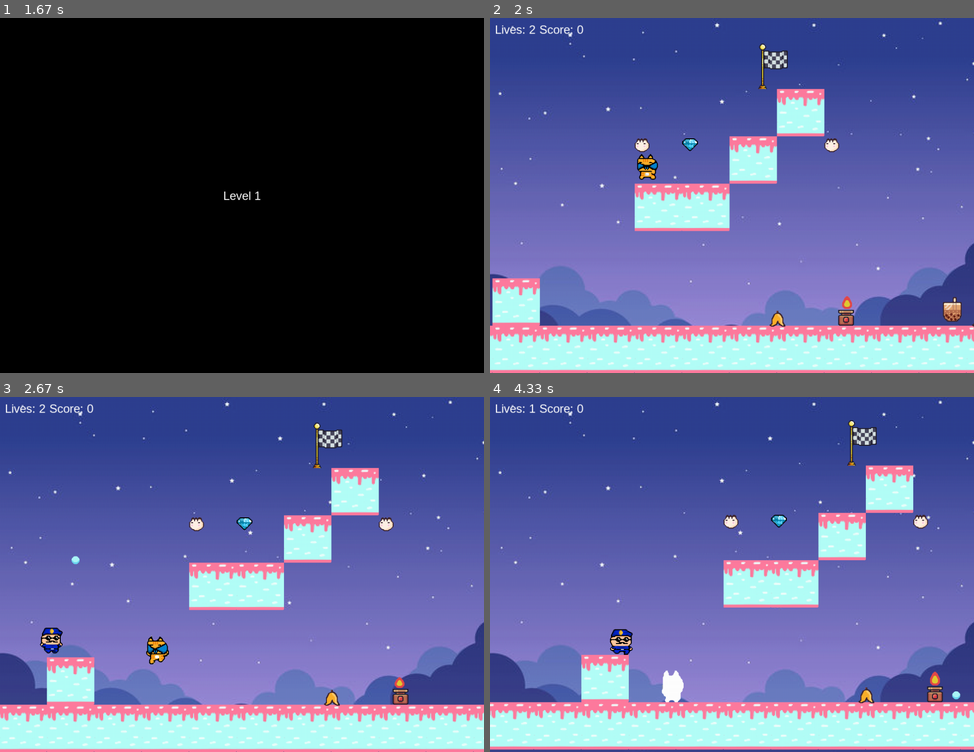
Above: before the commit, frames 1-4 (two rows, left to right).
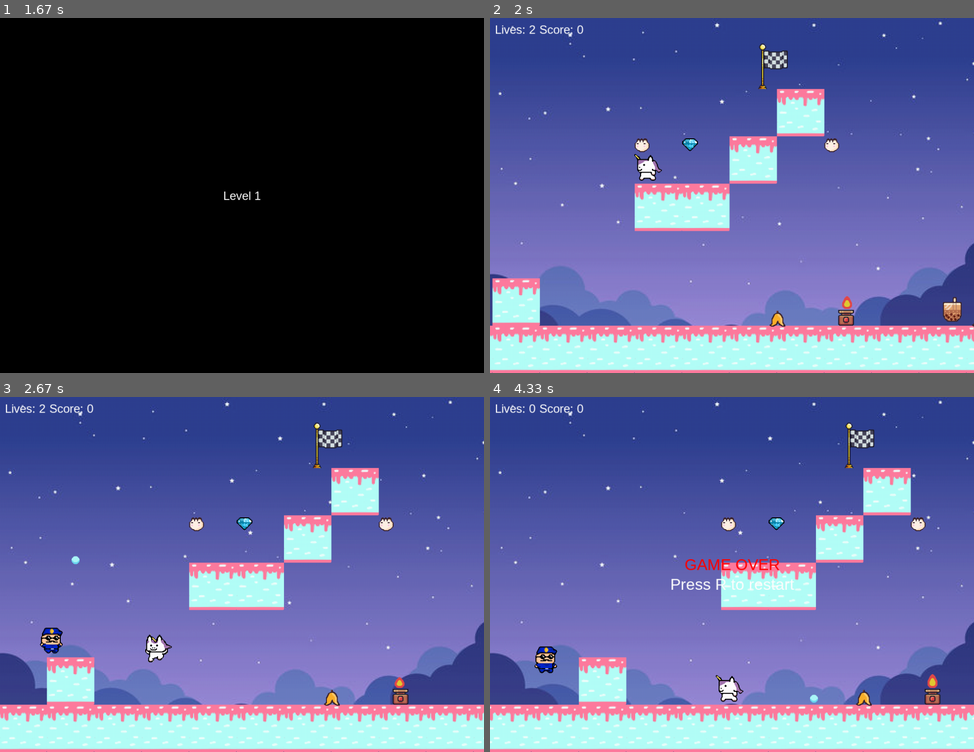
Above: after the commit, the same moments.

Repository: biancafu/pygame_hackathon
Game: pygame game, started from main.py
Two runs of this game, one before a commit and one after it. Both use one fixed random seed, a clock stepped at 60 frames per second and the inputs below.
Inputs:
- Up to frame 1 (1.67 s): click "Start Game" at 0.38 s
- Up to frame 2 (2 s): hold Left from 1.67 s (still down)
- Up to frame 3 (2.67 s): release Left at 2.2 s; tap S at 2.23 s; hold Left from 2.57 s (still down)
- Up to frame 4 (4.33 s): release Left at 2.97 s; hold Right 3-3.63 s; tap S at 3.15 s; hold Left 3.67-4.13 s

Frame 1 is identical in both runs. In frame 2, 0.3% of the frame differs, in the area x 29-36%, y 38-46%; in frame 3, 0.3%; in frame 4, 11%, in the area x 0-100%, y 2-100%.

Commit message:
update sprite unicorn

Diff:
--- a/main.py
+++ b/main.py
@@ -96,7 +96,7 @@
 class Player(pygame.sprite.Sprite): #inheriting from sprite for pixel accurate collision (use their methods)
     COLOR = (255, 0, 0)
     GRAVITY = 1
-    SPRITES = [load_sprite_sheets("MainCharacters", "Cat", 32, 32, True),
+    SPRITES = [load_sprite_sheets("MainCharacters", "Unicorn", 32, 32, True),
                load_sprite_sheets("MainCharacters", "Cat2", 32, 32, True),
                load_sprite_sheets("MainCharacters", "Cat", 32, 32, True)]
     ANIMATION_DELAY = 5
